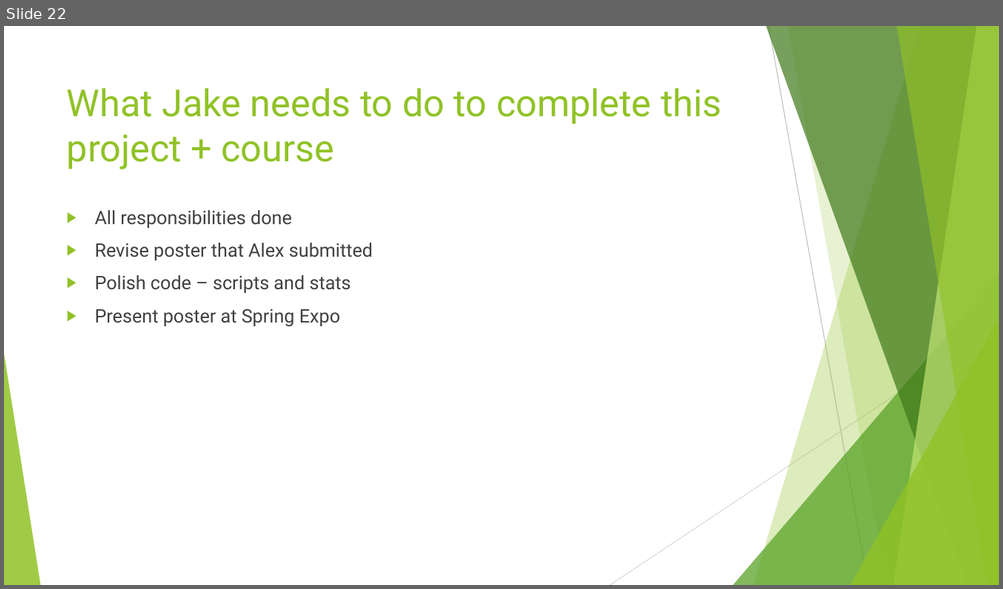
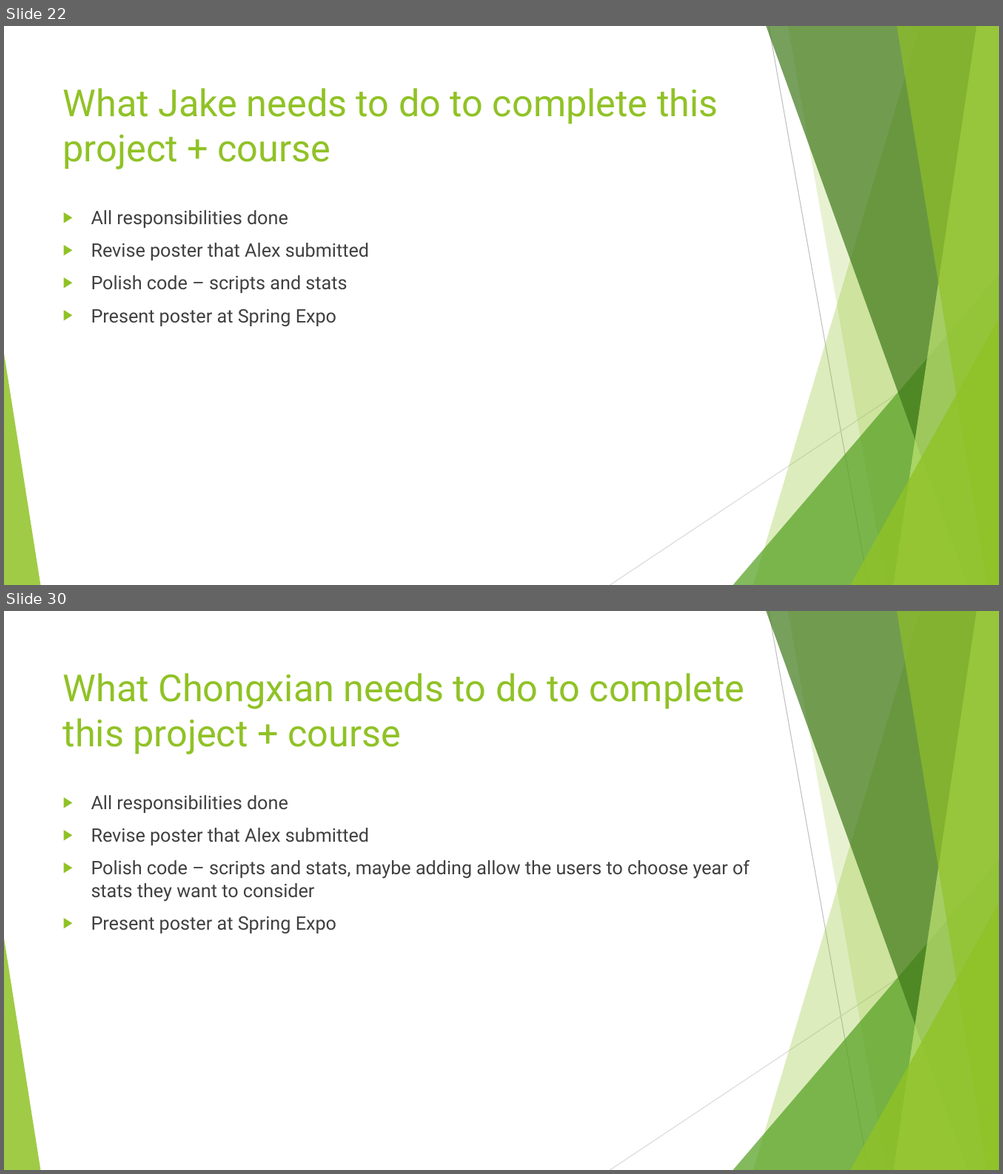
Before and after one commit to AlexDCraig/senior-capstone-project, a slide deck: FinalWinterTermProgressReport/FinalWinterTermDemo.pptx. Shown one above the other, each under a label of ours: slide 22 before the commit, slides 22 and 30 after it; the slides between them are not shown. The pictures are 1003x589 and 1003x1174 pixels, drawn with LibreOffice and Linux fonts; fonts in the diff are those of the drawing. Boxes give left, top, right and bottom in pixels: in the first picture for what was removed or moved away, otherwise in the second. Text is boxed around its words. In the diff, an @@ line names an element or a change of style, - is before the commit and + after.

Commit message:
add chongxian's part

```diff
--- a/FinalWinterTermProgressReport/FinalWinterTermDemo.pptx
+++ b/FinalWinterTermProgressReport/FinalWinterTermDemo.pptx
@@ slide 30 added at <box>4,611,999,1170</box>, background #FFFFFF; not listed: 10 template elements that a slide beside it also shows @@
@@ title added at <box>63,673,745,755</box>, 36 pt, text #90C226 @@
+What Chongxian needs to do to complete this project + course
@@ text added at <box>91,795,749,934</box>, 18 pt, text #404040 @@
+▶ All responsibilities done
+▶ Revise poster that Alex submitted
+▶ Polish code – scripts and stats, maybe adding allow the users to choose year of stats they want to consider
+▶ Present poster at Spring Expo
@@ slide 22 changed as well @@
@@ title "What Jake needs to do ...": place and size @@
-title "What Jake needs to do ..." at <box>67,88,721,170</box>
+title "What Jake needs to do ..." at <box>63,88,717,170</box>
@@ text "All responsibilities done": place and size @@
-text "All responsibilities done" at <box>95,210,373,327</box>
+text "All responsibilities done" at <box>91,210,369,327</box>
```
Also in this commit, not shown: 21 other slides changed, 7 other slides added.
